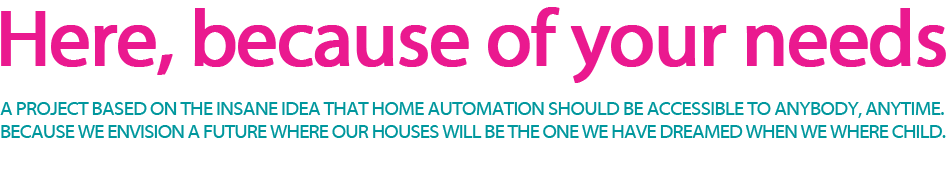
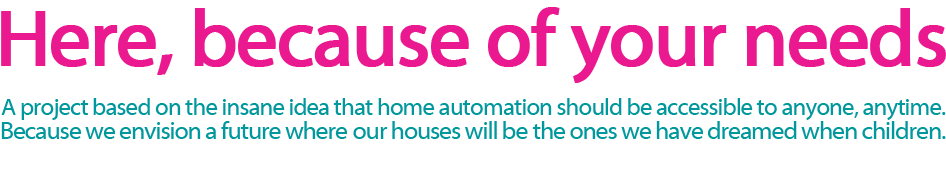
Two versions of the same layered image (946x170). Layer-by-layer changes:
renamed "A PROJECT BASED ON THE INSANE IDEA THAT HOME AUTOMATION SHOULD" to "A project based on the insane idea that home automation should", painted on it over [0, 98, 946, 120]
renamed "BECAUSE WE ENVISION A FUTURE WHERE OUR HOUSES WILL BE THE ONE W" to "Because we envision a future where our houses will be the ones", painted on it over [1, 121, 946, 139]
